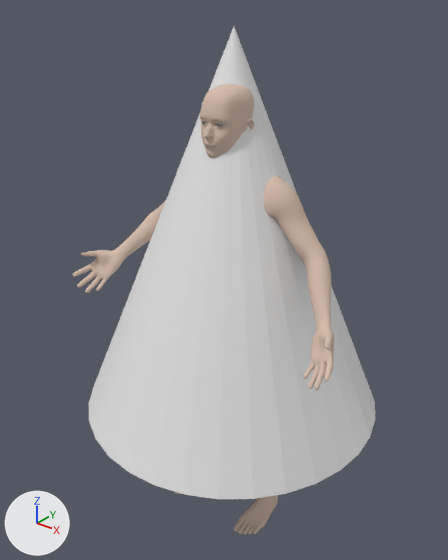
A saved change to the glTF model assets/guy.glb.
Camera for both pictures: a 50 mm camera at (2.02, -2.73, 3.24) aimed at (-0.1, -0.08, 1.59). Arrows for +X, +Y and +Z are at lower left; the lights stay in place. Where no turn or scale is listed for an object, it has been applied to the vertices.

Objects in the first picture: 'jesus-base.001', 'tunic'.
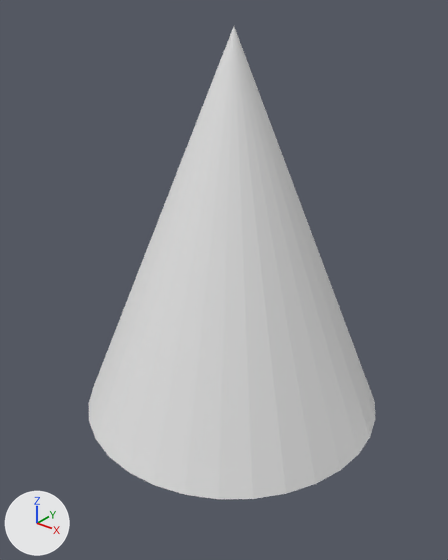
Location of each change, (x1, y1, x2, y2) in pixels of the pictures (448 x 560 px):
'jesus-base.001', deleted (beige)
    before: (73, 84, 335, 535)

The change, as a list of edits to the scene's bpy script:
```text
Remove ob_jesus_base_001:
    ob_jesus_base_001 = bpy.data.objects.new('jesus-base.001', me_jesus_base)
    ob_jesus_base_001.location = (0.0, 0.0, 0.0)
```
